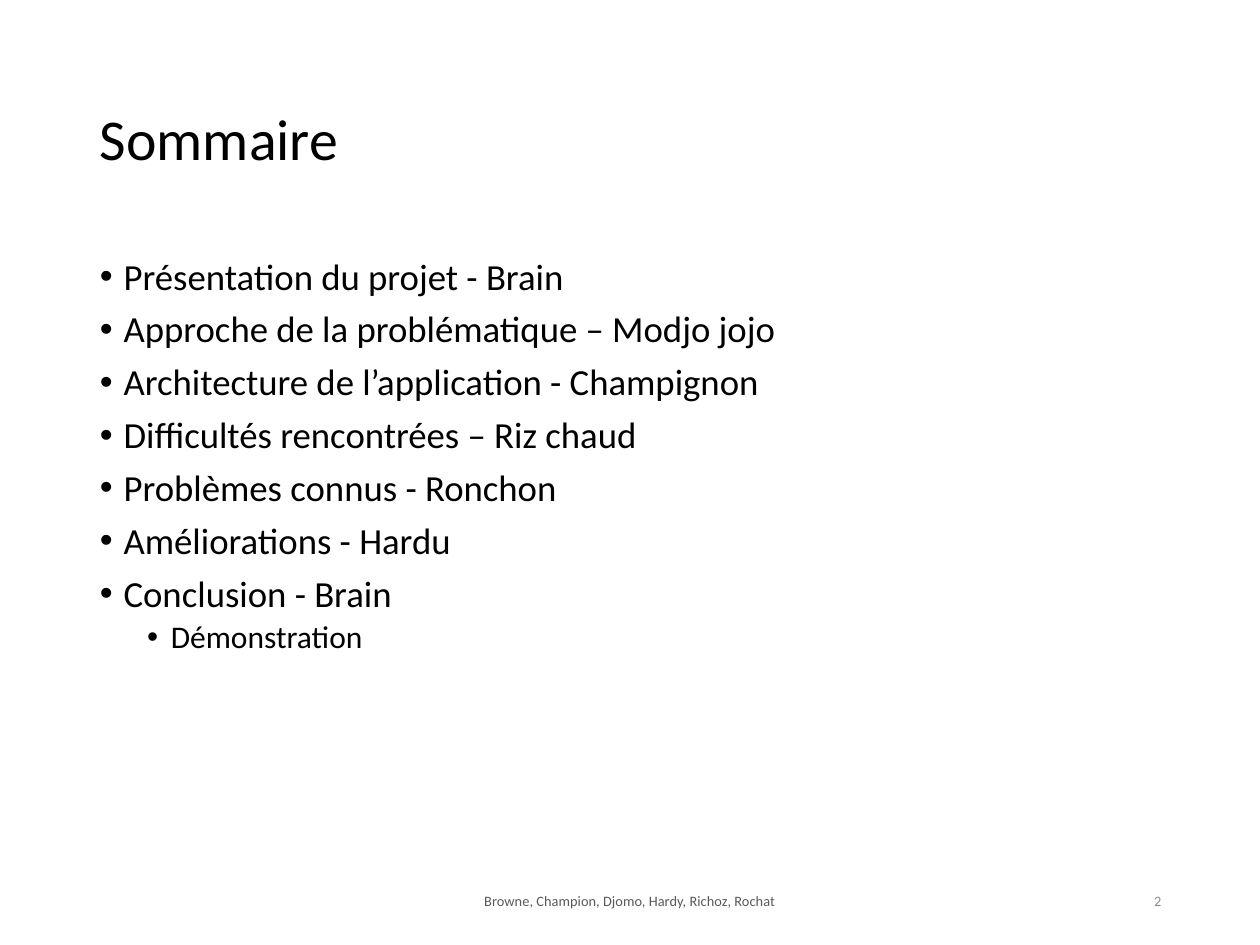
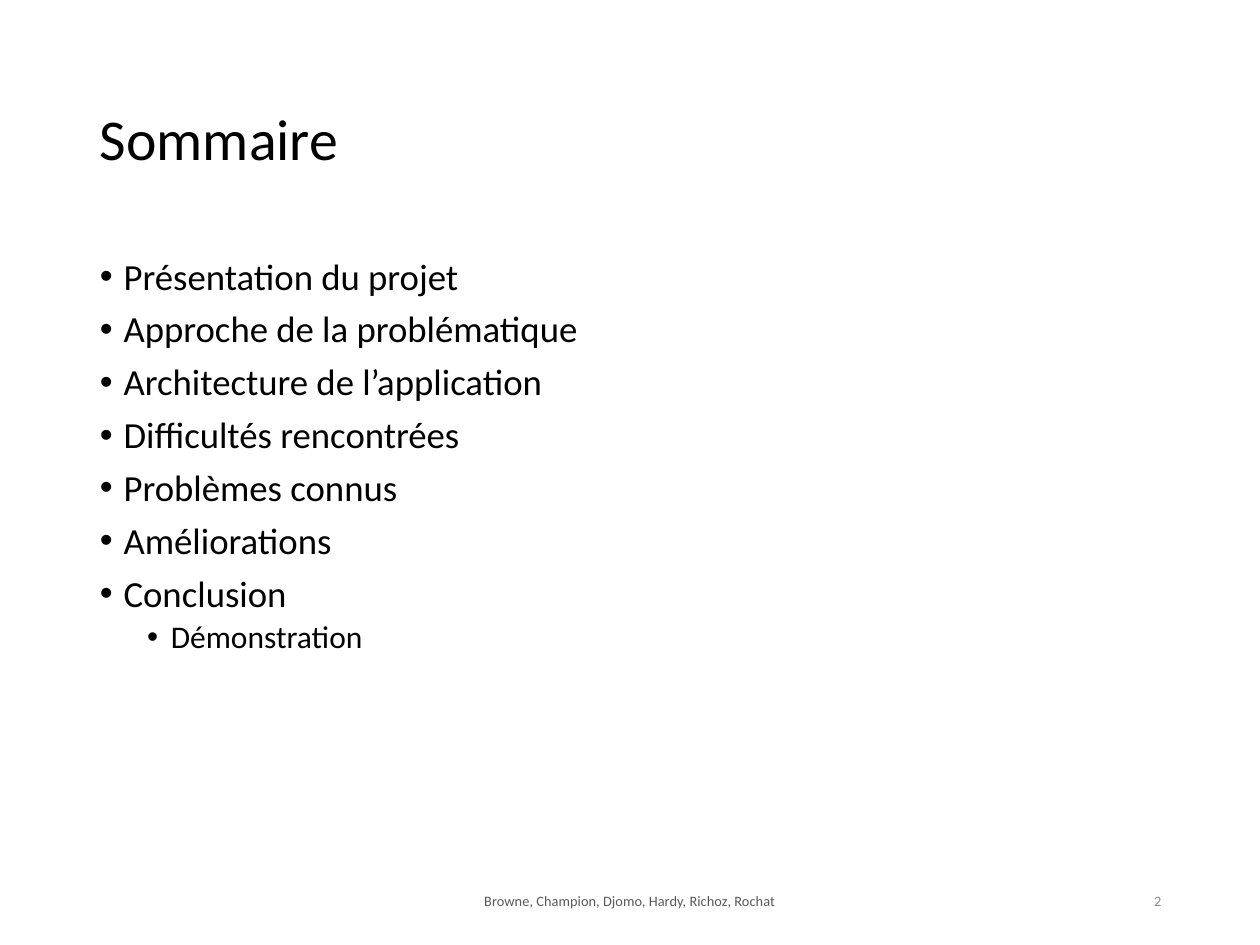
Before and after one commit to chlablak/PRO, a slide deck: slide 2 of presentation/GraphY.pptx. Drawn at 1260x945 pixels with LibreOffice and Linux fonts; fonts in the diff are those of the drawing; background and template pictures are left out. Boxes give left, top, right and bottom in pixels: in the first picture for what was removed or moved away, otherwise in the second. Text is boxed around its words. In the diff, an @@ line names an element or a change of style, - is before the commit and + after.

Commit message:
pptx v1

```diff
--- a/presentation/GraphY.pptx
+++ b/presentation/GraphY.pptx
@@ text at bbox=[124, 264, 578, 608]: text changed @@
-• Présentation du projet - Brain
-• Approche de la problématique – Modjo jojo
-• Architecture de l’application - Champignon
-• Difficultés rencontrées – Riz chaud
-• Problèmes connus - Ronchon
-• Améliorations - Hardu
-• Conclusion - Brain
+• Présentation du projet
+• Approche de la problématique
+• Architecture de l’application
+• Difficultés rencontrées
+• Problèmes connus
+• Améliorations
+• Conclusion
```
